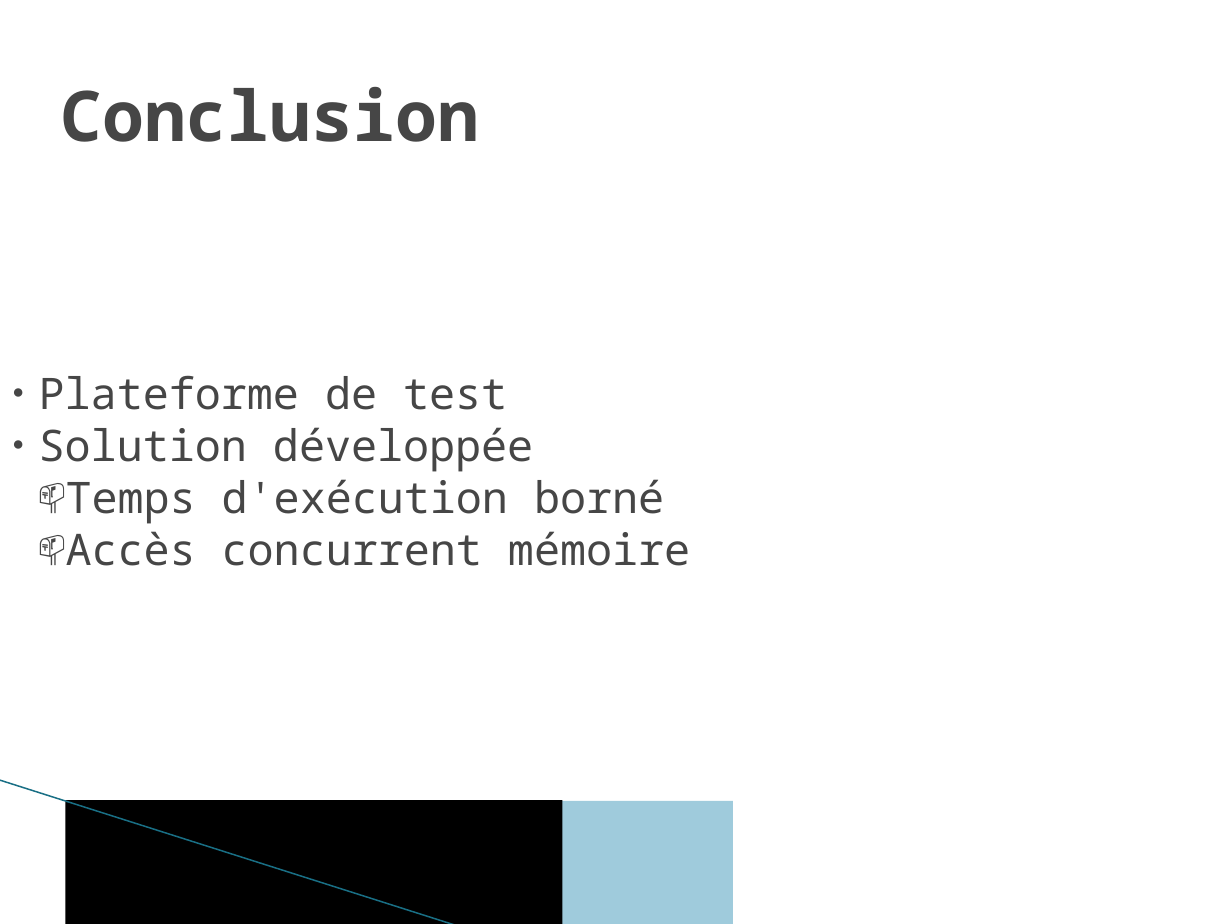
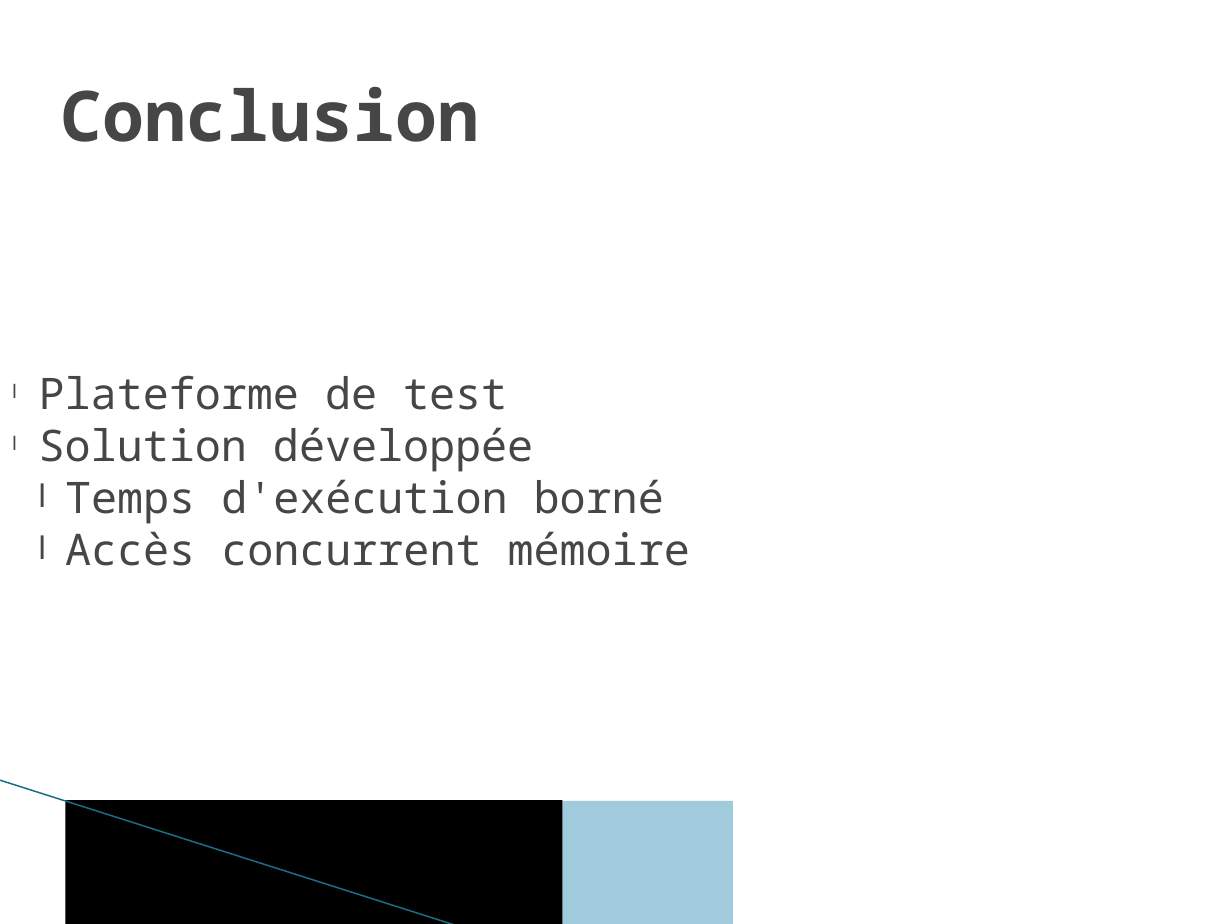
Before and after one commit to robertoxmed/c_memory_monitor, a slide deck: slide 13 of doc/Temps-Réel et Multi-coeurs.pptx. Drawn at 1232x924 pixels with LibreOffice and Linux fonts; fonts in the diff are those of the drawing; background and template pictures are left out. Boxes give left, top, right and bottom in pixels: in the first picture for what was removed or moved away, otherwise in the second. Text is boxed around its words. In the diff, an @@ line names an element or a change of style, - is before the commit and + after.

```diff
--- a/doc/Temps-Réel et Multi-coeurs.pptx
+++ b/doc/Temps-Réel et Multi-coeurs.pptx
@@ text "Plateforme de test" at bbox=[39, 375, 690, 566]: bullet ● to l; bullet 📫 to l @@
```
Also in this commit, not shown: 13 other slides changed, 57 other files.
